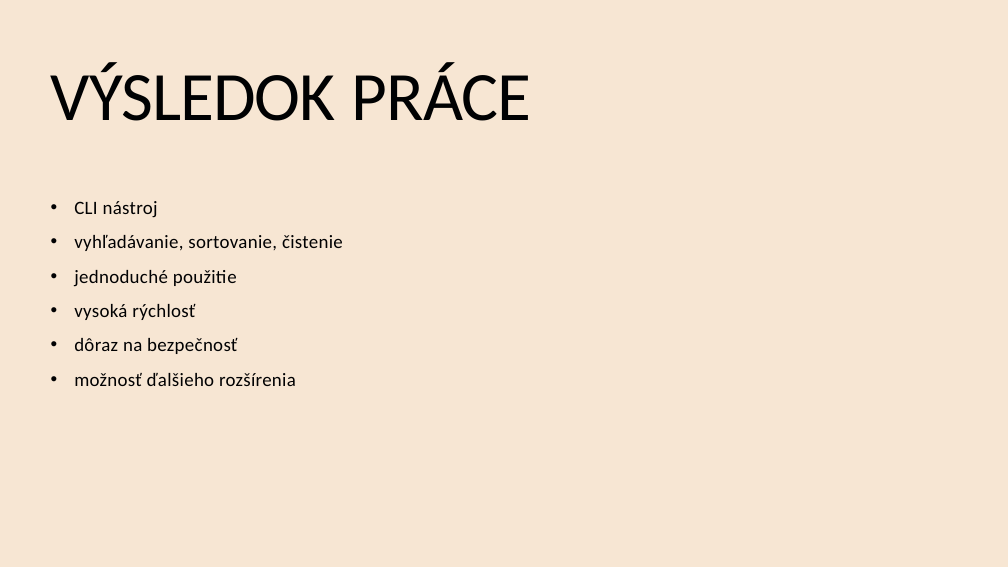
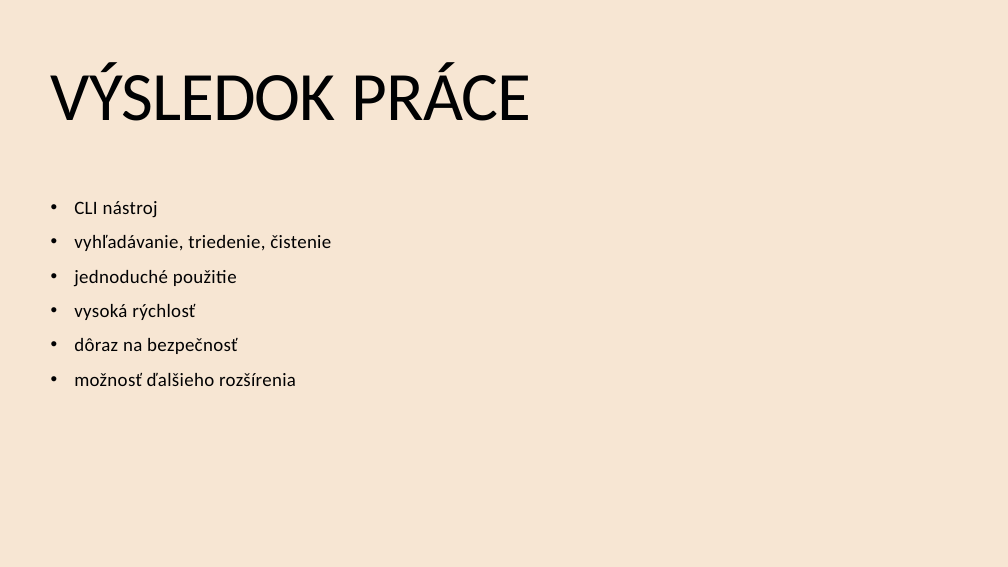
Before and after one commit to NotSovetSpy/kop-file-organizer, a slide deck: slide 12 of __ms-praca__/File organizer.pptx. Drawn at 1008x567 pixels with LibreOffice and Linux fonts; fonts in the diff are those of the drawing. Boxes give left, top, right and bottom in pixels: in the first picture for what was removed or moved away, otherwise in the second. Text is boxed around its words. In the diff, an @@ line names an element or a change of style, - is before the commit and + after.

```diff
--- a/__ms-praca__/File organizer.pptx
+++ b/__ms-praca__/File organizer.pptx
@@ text at [74,235,331,251]: text changed @@
-• vyhľadávanie, sortovanie, čistenie
+• vyhľadávanie, triedenie, čistenie
```
Also in this commit, not shown: 1 other slide changed.
